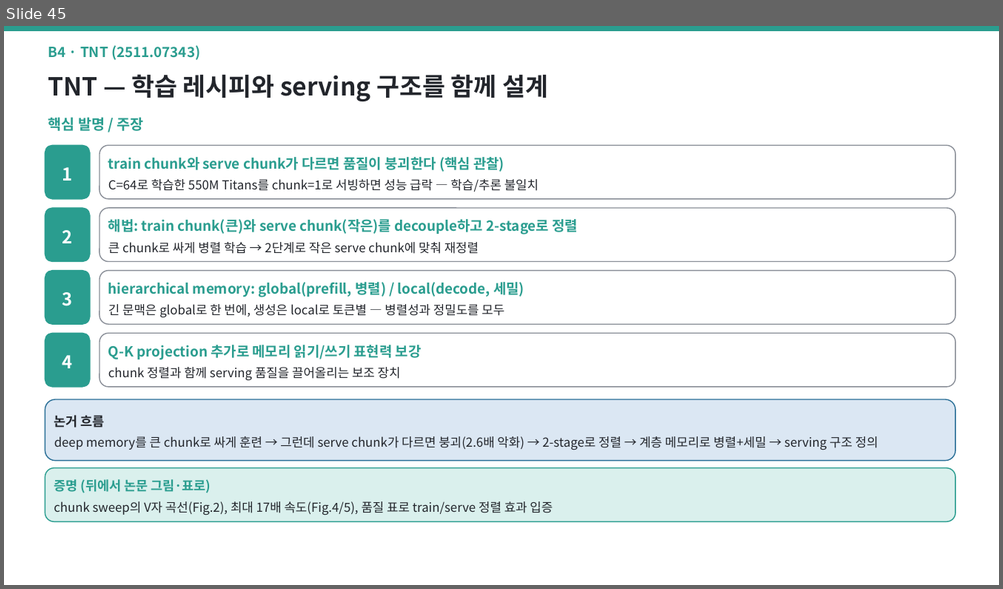
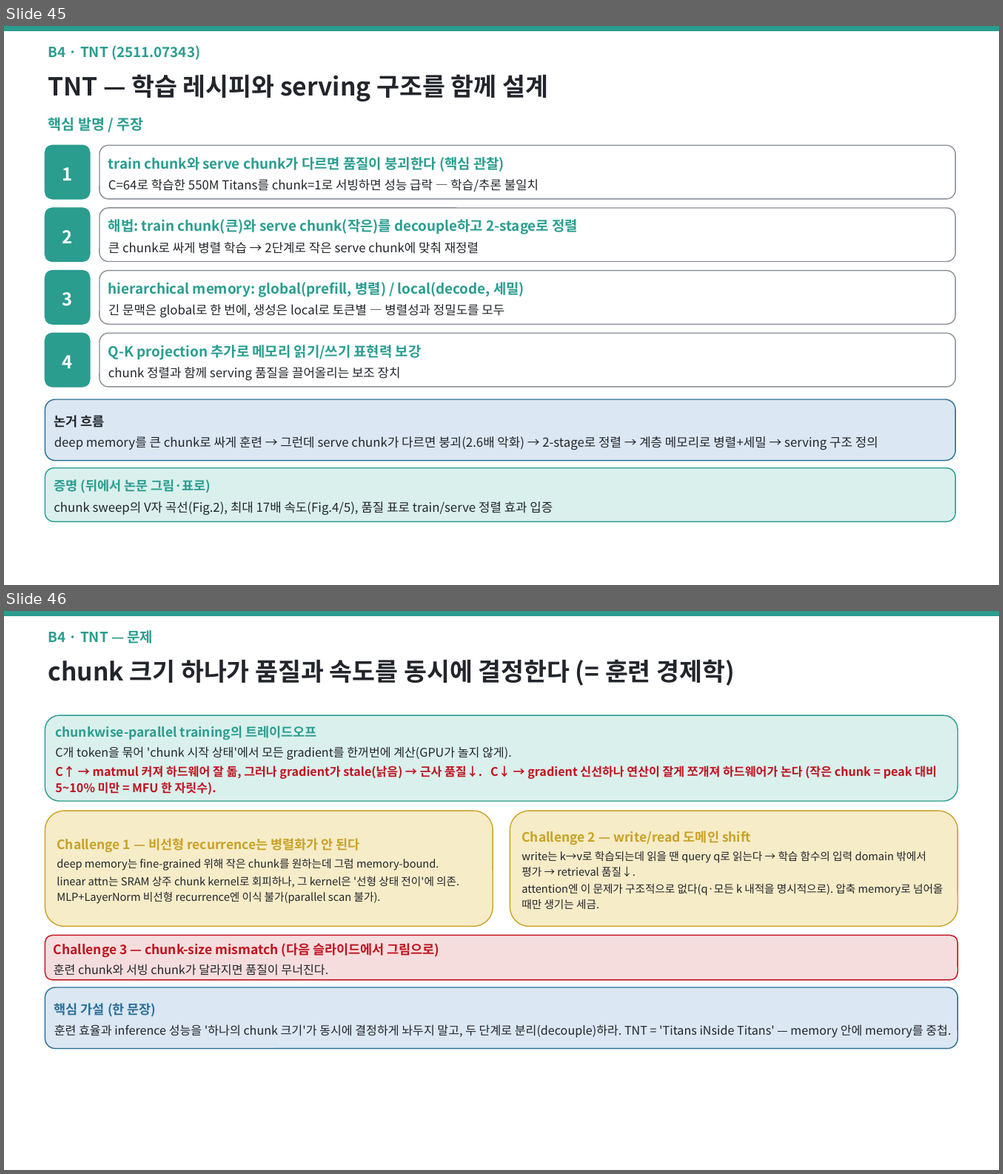
Before and after one commit to jimmylegendary/neural-memory-study, a slide deck: seminar/TTT-seminar.pptx. Shown one above the other, each under a label of ours: slide 45 before the commit, slides 45 and 46 after it. The pictures are 1003x589 and 1003x1174 pixels, drawn with LibreOffice and Linux fonts; fonts in the diff are those of the drawing. Boxes give left, top, right and bottom in pixels: in the first picture for what was removed or moved away, otherwise in the second. Text is boxed around its words. In the diff, an @@ line names an element or a change of style, - is before the commit and + after.

```diff
--- a/seminar/TTT-seminar.pptx
+++ b/seminar/TTT-seminar.pptx
@@ slide 46 added at box(4, 611, 999, 1170), background #FFFFFF @@
@@ rectangle added at box(4, 611, 999, 615), fill #2A9D8F, outline #2A9D8F 1 pt @@
@@ text added at box(48, 630, 153, 644), 13.5 pt, text #2A9D8F, bold @@
+B4 · TNT — 문제
@@ text added at box(48, 659, 734, 686), 24 pt, text #22252B, bold @@
+chunk 크기 하나가 품질과 속도를 동시에 결정한다 (= 훈련 경제학)
@@ rounded rectangle added at box(45, 715, 958, 801), fill #DAF0ED, outline #2A9D8F 1 pt, 11.5 pt, text #C1121F, bold @@
+chunkwise-parallel training의 트레이드오프
+C개 token을 묶어 'chunk 시작 상태'에서 모든 gradient를 한꺼번에 계산(GPU가 놀지 않게).
+C↑ → matmul 커져 하드웨어 잘 돎, 그러나 gradient가 stale(낡음) → 근사 품질↓. C↓ → gradient 신선하나 연산이 잘게 쪼개져 하드웨어가 논다 (작은 chunk = peak 대비 5~10% 미만 = MFU 한 자릿수).
@@ rounded rectangle added at box(45, 811, 492, 926), fill #F6ECC7, outline #C9A227 1 pt, 10.5 pt, text #22252B @@
+Challenge 1 — 비선형 recurrence는 병렬화가 안 된다
+deep memory는 fine-grained 위해 작은 chunk를 원하는데 그럼 memory-bound.
+linear attn는 SRAM 상주 chunk kernel로 회피하나, 그 kernel은 '선형 상태 전이'에 의존. MLP+LayerNorm 비선형 recurrence엔 이식 불가(parallel scan 불가).
@@ rounded rectangle added at box(510, 811, 958, 926), fill #F6ECC7, outline #C9A227 1 pt, 10.5 pt, text #22252B @@
+Challenge 2 — write/read 도메인 shift
+write는 k→v로 학습되는데 읽을 땐 query q로 읽는다 → 학습 함수의 입력 domain 밖에서 평가 → retrieval 품질↓.
+attention엔 이 문제가 구조적으로 없다(q·모든 k 내적을 명시적으로). 압축 memory로 넘어올 때만 생기는 세금.
@@ rounded rectangle added at box(45, 936, 958, 980), fill #F6DDDD, outline #C1121F 1 pt, 12.5 pt, text #C1121F, bold @@
+Challenge 3 — chunk-size mismatch (다음 슬라이드에서 그림으로)
+훈련 chunk와 서빙 chunk가 달라지면 품질이 무너진다.
@@ rounded rectangle added at box(45, 988, 958, 1049), fill #DBE7F3, outline #2A6F97 1 pt, 11.5 pt, text #22252B @@
+핵심 가설 (한 문장)
+훈련 효율과 inference 성능을 '하나의 chunk 크기'가 동시에 결정하게 놔두지 말고, 두 단계로 분리(decouple)하라. TNT = 'Titans iNside Titans' — memory 안에 memory를 중첩.
```
Also in this commit, not shown: 5 other slides added, 2 slides removed, 1 other file.
